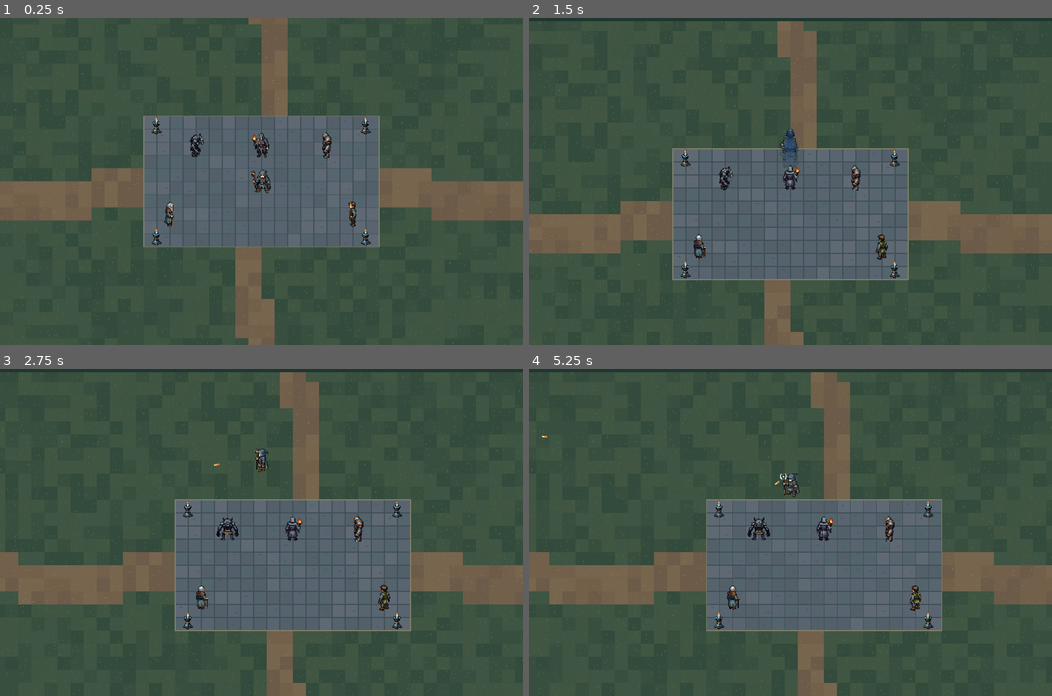
Above: before the commit, frames 1-4 (two rows, left to right).
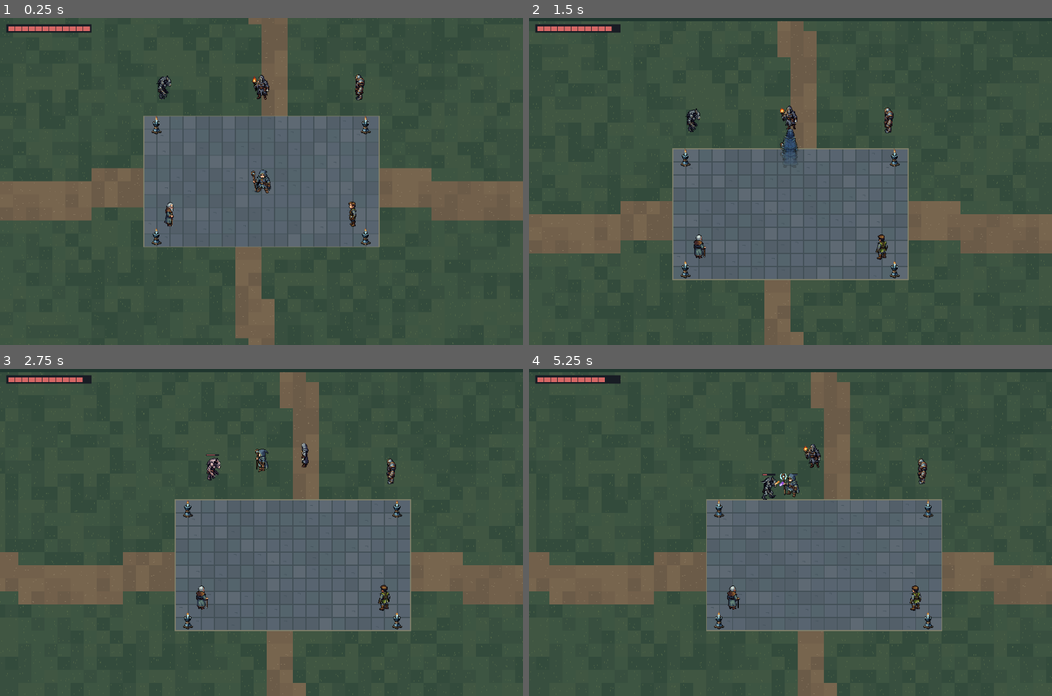
Above: after the commit, the same moments.

Repository: weilonprice/ruined-academy
Game: Godot game, scene res://main.tscn
Two runs of this game, one before a commit and one after it. Both use one fixed random seed, a clock stepped at 60 frames per second and the inputs below.
Inputs (mouse positions are in pixels of both pictures, inside the frame that each line leads up to):
- Up to frame 1 (0.25 s): no input
- Up to frame 2 (1.5 s): tap Enter at 0.5 s; move the mouse to (764, 246) at 0.52 s; hold Space (dodge) 0.53-1.28 s; hold W (move_up) from 0.53 s (still down); click (764, 246) at 0.67 s; move the mouse to (947, 230) at 1.27 s; tap Space (dodge) at 1.35 s; click (947, 230) at 1.42 s
- Up to frame 3 (2.75 s): move the mouse to (104, 483) at 2.02 s; release W (move_up) at 2.03 s; hold A (move_left) from 2.03 s (still down); hold Space (dodge) from 2.03 s (still down); click (104, 483) at 2.17 s
- Up to frame 4 (5.25 s): move the mouse to (816, 532) at 2.77 s; release Space (dodge) at 2.78 s; tap Space (dodge) at 2.85, 4.35 s; click (816, 532) at 2.92 s; move the mouse to (712, 450) at 3.52 s; release A (move_left) at 3.53 s; hold S (move_down) 3.53-4.28 s; hold Space (dodge) 3.53-4.28 s; click (712, 450) at 3.67 s; tap R (restart, bound only after the commit) at 4.15 s; move the mouse to (905, 516) at 4.27 s; hold D (move_right) 4.28-5.03 s; click (905, 516) at 4.42 s; move the mouse to (685, 548) at 5.02 s; hold W (move_up) from 5.03 s (still down); hold Space (dodge) from 5.03 s (still down); click (685, 548) at 5.17 s

The runs differ from the first frame. In frame 1, 1.1% of the frame differs, in the area x 1-70%, y 2-43%; in frame 2, 1.1%; in frame 3, 1.1%; in frame 4, 1.2%, in the area x 1-77%, y 2-53%.

Commit message:
Add enemy AI and wizard health, hurt, death, and restart
Enemies wait at the north edge until the wizard comes within 220px or
shoots them, then engage using their walk and attack clips:
- Skitter rushes and claws (1 damage, 1.2s cooldown)
- Sentinel lumbers in and punches (2 damage, 2.0s cooldown)
- Scholar holds ~170px, backs off when crowded, and casts a violet bolt
  (1 damage, 2.5s cooldown) that can be sidestepped
Melee blows land on the clip's hit frame, so stepping out of reach
during the windup avoids them; a hit on an enemy cancels its attack.
Enemies push apart instead of stacking. An exported ai_enabled lets a
placed enemy act as a dummy; existing tests use it to stay deterministic.

The wizard has 12 health with a notched bar (hud.gd). Hits play the
hurt clip; at zero the death clip plays, controls stop, enemies stand
down, and a prompt offers R to restart. No invincibility anywhere.

Enemies now spawn at y=250 so fights start when the wizard approaches.
tests/ai_test.gd covers chasing, attack timing and misses, bolts,
retreat, waking on hit, health, death, and the prompt.

Co-Authored-By: Claude Opus 5.5 <noreply@anthropic.com>
Claude-Session: https://claude.ai/code/session_014JCZKtCEKe5udbc5VmJHht

Diff:
--- a/game/enemy.gd
+++ b/game/enemy.gd
@@ -2,42 +2,94 @@
 
 const MAX_HEALTH := 3
 const ANIMATIONS := preload("res://animation_library.gd")
+const WORLD := preload("res://world.gd")
+const HOSTILE_BOLT_SCRIPT := preload("res://enemy_projectile.gd")
 # Enemies have four facings; the index follows the angle, clockwise from east.
 const DIRECTIONS := ["east", "south", "west", "north"]
-const ANIMATION_SPEEDS := {"idle": 1.1, "hurt": 10.0, "death": 8.0}
 const DEATH_FADE := 0.6
+# Enemies notice the wizard within this distance, or when shot.
+const AGGRO_RADIUS := 220.0
+# How far past its reach a melee swing still connects when it lands.
+const REACH_SLACK := 12.0
+# Enemies closer than this push apart so they don't stack.
+const SPACING := 30.0
+# Per kind: movement, attack clip, the frame the blow lands on, and cooldown after an attack.
+# A ranged kind holds around its reach and fires a bolt instead of striking.
+const KINDS := {
+	"skitter": {"speed": 85.0, "reach": 30.0, "damage": 1, "cooldown": 1.2, "ranged": false,
+		"attack": "attack", "hit_frame": 2, "speeds": {"idle": 1.1, "move": 12.0, "attack": 10.0}},
+	"scholar": {"speed": 45.0, "reach": 170.0, "damage": 1, "cooldown": 2.5, "ranged": true,
+		"attack": "cast", "hit_frame": 2, "speeds": {"idle": 1.1, "move": 8.0, "cast": 8.0}},
+	"sentinel": {"speed": 38.0, "reach": 38.0, "damage": 2, "cooldown": 2.0, "ranged": false,
+		"attack": "attack", "hit_frame": 2, "speeds": {"idle": 1.1, "move": 7.0, "attack": 6.0}},
+}
 
-# Folder under res://assets/enemies holding this enemy's frames.
+# Folder under res://assets/enemies holding this enemy's frames, and its KINDS entry.
 @export var kind := "skitter"
+# When off, the enemy only turns to watch the wizard: a training dummy.
+@export var ai_enabled := true
 var health := MAX_HEALTH
 var facing := "south"
+var aggro := false
+var attacking := false
+var attack_landed := false
+var cooldown_left := 0.0
 var hurting := false
 var dying := false
 var hit_flash: Tween
+var stats: Dictionary
 @onready var sprite: AnimatedSprite2D = $Sprite
 
 
 func _ready() -> void:
 	add_to_group("enemies")
-	sprite.sprite_frames = ANIMATIONS.build("res://assets/enemies/" + kind, DIRECTIONS, ANIMATION_SPEEDS, ["hurt", "death"])
+	stats = KINDS[kind]
+	var speeds: Dictionary = stats.speeds.duplicate()
+	speeds.merge({"hurt": 10.0, "death": 8.0})
+	sprite.sprite_frames = ANIMATIONS.build("res://assets/enemies/" + kind, DIRECTIONS, speeds, [stats.attack, "hurt", "death"])
 	sprite.animation_finished.connect(_on_animation_finished)
-	_face_player()
+	sprite.frame_changed.connect(_on_frame_changed)
+	_face(_player())
 	_play("idle")
 
 
-func _process(_delta: float) -> void:
-	if hurting or dying:
+func _physics_process(delta: float) -> void:
+	if dying or hurting or attacking:
 		return
-	var previous := facing
-	_face_player()
-	if facing != previous:
+	cooldown_left = maxf(0.0, cooldown_left - delta)
+	var player = _player()
+	_face(player)
+	if player == null or player.dead or not ai_enabled:
 		_play("idle")
+		return
+	var offset: Vector2 = player.global_position - global_position
+	var distance := offset.length()
+	if not aggro and distance > AGGRO_RADIUS:
+		_play("idle")
+		return
+	aggro = true
+	var velocity := Vector2.ZERO
+	if distance > stats.reach:
+		velocity = offset / distance * stats.speed
+	elif stats.ranged and distance < stats.reach * 0.6:
+		# Casters back off when the wizard closes in.
+		velocity = -offset / distance * stats.speed
+	if distance <= stats.reach + REACH_SLACK and cooldown_left <= 0.0:
+		_start_attack()
+		return
+	velocity += _separation() * stats.speed
+	position += velocity * delta
+	position = position.clamp(WORLD.WALK_BOUNDS.position, WORLD.WALK_BOUNDS.end)
+	_play("move" if not velocity.is_zero_approx() else "idle")
 
 
 func take_damage(amount: int) -> void:
 	if health <= 0 or amount <= 0:
 		return
 	health = maxi(0, health - amount)
+	aggro = true
+	# A hit interrupts an attack before its blow lands.
+	attacking = false
 	queue_redraw()
 	if health == 0:
 		# Stop being a target at once; the body stays for the death animation.
@@ -56,18 +108,61 @@
 	hit_flash.tween_property(sprite, "self_modulate", Color.WHITE, 0.12)
 
 
+func _start_attack() -> void:
+	attacking = true
+	attack_landed = false
+	_play(stats.attack)
+	sprite.set_frame_and_progress(0, 0.0)
+
+
+# The blow lands on the clip's hit frame, so there is a windup to react to.
+func _on_frame_changed() -> void:
+	if not attacking or attack_landed or sprite.frame != stats.hit_frame:
+		return
+	attack_landed = true
+	var player = _player()
+	if player == null or player.dead:
+		return
+	if stats.ranged:
+		var bolt := Node2D.new()
+		bolt.set_script(HOSTILE_BOLT_SCRIPT)
+		bolt.damage = stats.damage
+		get_parent().add_child(bolt)
+		bolt.global_position = global_position + Vector2(0, -12)
+		bolt.direction = bolt.global_position.direction_to(player.global_position)
+	elif global_position.distance_to(player.global_position) <= stats.reach + REACH_SLACK:
+		player.take_damage(stats.damage)
+
+
 func _on_animation_finished() -> void:
 	if dying:
 		var fade := create_tween()
 		fade.tween_property(self, "modulate:a", 0.0, DEATH_FADE)
 		fade.tween_callback(queue_free)
-	elif hurting:
+	elif attacking or hurting:
+		if attacking:
+			cooldown_left = stats.cooldown
+		attacking = false
 		hurting = false
+		# Turn to the wizard now, so idle never plays a stale facing.
+		_face(_player())
 		_play("idle")
 
 
-func _face_player() -> void:
-	var player := get_tree().get_first_node_in_group("player") as Node2D
+func _separation() -> Vector2:
+	var push := Vector2.ZERO
+	for other: Node2D in get_tree().get_nodes_in_group("enemies"):
+		var away := global_position - other.global_position
+		if other != self and away.length() < SPACING and not away.is_zero_approx():
+			push += away.normalized() * (1.0 - away.length() / SPACING)
+	return push
+
+
+func _player() -> Node2D:
+	return get_tree().get_first_node_in_group("player") as Node2D
+
+
+func _face(player: Node2D) -> void:
 	if player == null:
 		return
 	var offset := player.global_position - global_position
--- /dev/null
+++ b/game/enemy_projectile.gd
@@ -0,0 +1,39 @@
+extends Node2D
+
+# A caster's bolt. It flies straight and hurts the wizard on contact; dodge out of its path.
+const SPEED := 170.0
+const HIT_RADIUS := 14.0
+const WORLD := preload("res://world.gd")
+
+var direction := Vector2.RIGHT
+var damage := 1
+var lifetime := 3.0
+
+
+func _ready() -> void:
+	add_to_group("hostile_projectiles")
+	rotation = direction.angle()
+	z_index = 1
+
+
+func _physics_process(delta: float) -> void:
+	rotation = direction.angle()
+	var start := global_position
+	var next_position := start + direction * SPEED * delta
+	var player = get_tree().get_first_node_in_group("player")
+	# Check the whole step against the wizard so a fast frame cannot skip past.
+	if player != null and not player.dead:
+		var closest := Geometry2D.get_closest_point_to_segment(player.global_position, start, next_position)
+		if closest.distance_to(player.global_position) <= HIT_RADIUS:
+			player.take_damage(damage)
+			queue_free()
+			return
+	global_position = next_position
+	lifetime -= delta
+	if lifetime <= 0.0 or not WORLD.MAP_RECT.has_point(global_position):
+		queue_free()
+
+
+func _draw() -> void:
+	draw_colored_polygon(PackedVector2Array([Vector2(-9, -3), Vector2(1, -3), Vector2(5, 0), Vector2(1, 3), Vector2(-9, 3)]), Color("8a4fd1"))
+	draw_rect(Rect2(-3, -1, 6, 2), Color("eed8ff"))
--- /dev/null
+++ b/game/hud.gd
@@ -0,0 +1,35 @@
+extends CanvasLayer
+
+# Wizard health bar, and the message shown when the wizard falls.
+const BAR := Rect2(8, 8, 104, 10)
+
+var health := 1
+var max_health := 1
+@onready var bar: Control = $Bar
+@onready var fallen: Label = $Fallen
+
+
+func _ready() -> void:
+	bar.draw.connect(_draw_bar)
+	fallen.hide()
+	var player = get_tree().get_first_node_in_group("player")
+	if player != null:
+		player.health_changed.connect(_on_health_changed)
+		player.died.connect(fallen.show)
+		_on_health_changed(player.health, player.MAX_HEALTH)
+
+
+func _on_health_changed(new_health: int, new_max: int) -> void:
+	health = new_health
+	max_health = new_max
+	bar.queue_redraw()
+
+
+func _draw_bar() -> void:
+	bar.draw_rect(BAR, Color("181c24"))
+	var inner := BAR.grow(-2)
+	bar.draw_rect(Rect2(inner.position, Vector2(inner.size.x * health / max_health, inner.size.y)), Color("d66765"))
+	# Notches every health point keep damage readable at a glance.
+	for point in range(1, max_health):
+		var x := inner.position.x + inner.size.x * point / max_health
+		bar.draw_line(Vector2(x, inner.position.y), Vector2(x, inner.end.y), Color("181c24"))
--- a/game/main.tscn
+++ b/game/main.tscn
@@ -1,10 +1,11 @@
-[gd_scene load_steps=6 format=3]
+[gd_scene load_steps=7 format=3]
 
 [ext_resource type="Script" path="res://map.gd" id="1_map"]
 [ext_resource type="Script" path="res://player.gd" id="2_player"]
 [ext_resource type="PackedScene" path="res://enemy.tscn" id="3_enemy"]
 [ext_resource type="PackedScene" path="res://npc.tscn" id="4_npc"]
 [ext_resource type="Script" path="res://prop.gd" id="5_prop"]
+[ext_resource type="Script" path="res://hud.gd" id="6_hud"]
 
 [node name="Map" type="Node2D"]
 y_sort_enabled = true
@@ -26,15 +27,15 @@
 position_smoothing_enabled = false
 
 [node name="Skitter" parent="." instance=ExtResource("3_enemy")]
-position = Vector2(640, 392)
+position = Vector2(560, 250)
 kind = "skitter"
 
 [node name="Scholar" parent="." instance=ExtResource("3_enemy")]
-position = Vector2(800, 392)
+position = Vector2(800, 250)
 kind = "scholar"
 
 [node name="Sentinel" parent="." instance=ExtResource("3_enemy")]
-position = Vector2(960, 392)
+position = Vector2(1040, 250)
 kind = "sentinel"
 
 [node name="Caretaker" parent="." instance=ExtResource("4_npc")]
@@ -60,3 +61,26 @@
 [node name="Candle4" type="AnimatedSprite2D" parent="."]
 position = Vector2(1056, 616)
 script = ExtResource("5_prop")
+
+[node name="HUD" type="CanvasLayer" parent="."]
+script = ExtResource("6_hud")
+
+[node name="Bar" type="Control" parent="HUD"]
+layout_mode = 3
+anchors_preset = 0
+mouse_filter = 2
+
+[node name="Fallen" type="Label" parent="HUD"]
+anchors_preset = 15
+anchor_right = 1.0
+anchor_bottom = 1.0
+grow_horizontal = 2
+grow_vertical = 2
+mouse_filter = 2
+theme_override_colors/font_color = Color(0.93, 0.85, 0.8, 1)
+theme_override_colors/font_outline_color = Color(0.06, 0.05, 0.08, 1)
+theme_override_constants/outline_size = 4
+text = "You have fallen
+Press R to try again"
+horizontal_alignment = 1
+vertical_alignment = 1
--- a/game/player.gd
+++ b/game/player.gd
@@ -1,6 +1,10 @@
 extends Node2D
 
+signal health_changed(health: int, max_health: int)
+signal died
+
 const SPEED := 110.0
+const MAX_HEALTH := 12
 const PROJECTILE_SCRIPT := preload("res://projectile.gd")
 const WORLD := preload("res://world.gd")
 const ANIMATIONS := preload("res://animation_library.gd")
@@ -10,7 +14,7 @@
 	"east": Vector2(7, -18), "south-east": Vector2(-9, -17), "south": Vector2(-21, -20), "south-west": Vector2(-19, -22),
 	"west": Vector2(-9, -24), "north-west": Vector2(8, -24), "north": Vector2(20, -22), "north-east": Vector2(20, -19),
 }
-const ANIMATION_SPEEDS := {"idle": 1.1, "move": 16.0, "cast": 14.0, "dodge": 20.0}
+const ANIMATION_SPEEDS := {"idle": 1.1, "move": 16.0, "cast": 14.0, "dodge": 20.0, "hurt": 12.0, "death": 8.0}
 const DODGE_SPEED := 340.0
 const DODGE_TIME := 0.2
 const DODGE_COOLDOWN := 0.5
@@ -19,6 +23,9 @@
 
 var facing := "south"
 var casting := false
+var hurting := false
+var health := MAX_HEALTH
+var dead := false
 var dodge_direction := Vector2.ZERO
 var dodge_time_left := 0.0
 var dodge_cooldown_left := 0.0
@@ -28,12 +35,14 @@
 
 func _ready() -> void:
 	add_to_group("player")
-	sprite.sprite_frames = ANIMATIONS.build("res://assets/wizard", DIRECTIONS, ANIMATION_SPEEDS, ["cast", "dodge"])
-	sprite.animation_finished.connect(func() -> void: casting = false)
+	sprite.sprite_frames = ANIMATIONS.build("res://assets/wizard", DIRECTIONS, ANIMATION_SPEEDS, ["cast", "dodge", "hurt", "death"])
+	sprite.animation_finished.connect(_on_animation_finished)
 	_play("idle")
 
 
 func _physics_process(delta: float) -> void:
+	if dead:
+		return
 	dodge_cooldown_left = maxf(0.0, dodge_cooldown_left - delta)
 	if is_dodging():
 		_dodge_step(delta)
@@ -41,8 +50,8 @@
 	var movement := Input.get_vector("move_left", "move_right", "move_up", "move_down")
 	position += movement * SPEED * delta
 	position = position.clamp(WORLD.WALK_BOUNDS.position, WORLD.WALK_BOUNDS.end)
-	# A cast finishes facing its aim; movement continues underneath it.
-	if casting:
+	# A cast or a flinch finishes before walking resumes; movement continues underneath.
+	if casting or hurting:
 		return
 	if movement != Vector2.ZERO:
 		var direction_index := posmod(roundi(movement.angle() / (PI / 4.0)), 8)
@@ -53,6 +62,12 @@
 
 
 func _unhandled_input(event: InputEvent) -> void:
+	if dead:
+		if event.is_action_pressed("restart", false, true):
+			# Mark handled first: once reloading, this node has no viewport.
+			get_viewport().set_input_as_handled()
+			get_tree().reload_current_scene()
+		return
 	if event.is_action_pressed("dodge", false, true):
 		dodge()
 		get_viewport().set_input_as_handled()
@@ -63,7 +78,7 @@
 
 func shoot_at(target: Vector2) -> Node2D:
 	var aim := target - global_position
-	if aim.is_zero_approx():
+	if dead or aim.is_zero_approx():
 		return null
 	facing = DIRECTIONS[posmod(roundi(aim.angle() / (PI / 4.0)), 8)]
 	var tip: Vector2 = global_position + STAFF_TIPS[facing]
@@ -77,9 +92,37 @@
 	# The first hit check sweeps from the body, so an enemy between the wizard and the tip is still hit.
 	projectile.sweep_from = global_position
 	casting = true
+	hurting = false
 	_play("cast")
 	sprite.set_frame_and_progress(0, 0.0)
 	return projectile
+
+
+func take_damage(amount: int) -> void:
+	if dead or amount <= 0:
+		return
+	health = maxi(0, health - amount)
+	health_changed.emit(health, MAX_HEALTH)
+	casting = false
+	if health == 0:
+		dead = true
+		hurting = false
+		dodge_time_left = 0.0
+		_play("death")
+		died.emit()
+		return
+	# A dash keeps its own animation; the hit still counts.
+	if is_dodging():
+		return
+	hurting = true
+	_play("hurt")
+	sprite.set_frame_and_progress(0, 0.0)
+
+
+func _on_animation_finished() -> void:
+	if not dead:
+		casting = false
+		hurting = false
 
 
 func is_dodging() -> bool:
@@ -88,7 +131,7 @@
 
 # Dashes toward the held movement keys, or the facing when standing still.
 func dodge() -> bool:
-	if is_dodging() or dodge_cooldown_left > 0.0:
+	if dead or is_dodging() or dodge_cooldown_left > 0.0:
 		return false
 	var direction := Input.get_vector("move_left", "move_right", "move_up", "move_down")
 	if direction.is_zero_approx():
@@ -99,6 +142,7 @@
 	dodge_cooldown_left = DODGE_TIME + DODGE_COOLDOWN
 	afterimage_time_left = 0.0
 	casting = false
+	hurting = false
 	_play("dodge")
 	sprite.set_frame_and_progress(0, 0.0)
 	return true
--- a/game/project.godot
+++ b/game/project.godot
@@ -53,6 +53,10 @@
 "deadzone": 0.2,
 "events": [Object(InputEventKey,"resource_local_to_scene":false,"resource_name":"","device":-1,"window_id":0,"alt_press …(192 unchanged characters)…
 }
+restart={
+"deadzone": 0.2,
+"events": [Object(InputEventKey,"resource_local_to_scene":false,"resource_name":"","device":-1,"window_id":0,"alt_pressed":false,"shift_pressed":false,"ctrl_pressed":false,"meta_pressed":false,"pressed":false,"keycode":0,"physical_keycode":82,"key_label":0,"unicode":114,"location":0,"echo":false,"script":null)]
+}
 toggle_fullscreen={
 "deadzone": 0.2,
 "events": [Object(InputEventKey,"resource_local_to_scene":false,"resource_name":"","device":-1,"window_id":0,"alt_press …(500 unchanged characters)…
--- /dev/null
+++ b/game/tests/ai_test.gd
@@ -0,0 +1,149 @@
+extends SceneTree
+
+var scene: Node
+var player
+var timed_out := false
+
+
+func _initialize() -> void:
+	call_deferred("run")
+
+
+func run() -> void:
+	scene = load("res://main.tscn").instantiate()
+	root.add_child(scene)
+	player = scene.get_node("Wizard")
+	# The wizard stands still unless a check moves it.
+	player.set_physics_process(false)
+	var hud = scene.get_node("HUD")
+	assert(player.health == player.MAX_HEALTH and hud.health == player.MAX_HEALTH)
+
+	# Enemies wait at the north edge until the wizard comes near.
+	var starts := {}
+	for enemy in get_nodes_in_group("enemies"):
+		starts[enemy] = enemy.position
+	for frame in range(30):
+		await physics_frame
+	for enemy in starts:
+		assert(enemy.position == starts[enemy] and not enemy.aggro, "Enemies idle beyond aggro range")
+		enemy.queue_free()
+	await process_frame
+
+	# A skitter notices, chases, and claws when in reach.
+	var skitter = spawn("skitter", Vector2(150, 0))
+	var chased := false
+	for frame in range(240):
+		await physics_frame
+		chased = chased or skitter.sprite.animation == &"move_west"
+		if skitter.attacking:
+			break
+	assert(chased and skitter.aggro, "Skitter chases the wizard")
+	assert(skitter.attacking and skitter.sprite.animation == &"attack_west")
+	assert(player.global_position.distance_to(skitter.global_position) <= skitter.stats.reach + skitter.REACH_SLACK)
+	await wait_until(func() -> bool: return skitter.attack_landed)
+	assert(player.health == player.MAX_HEALTH - 1, "A landed claw deals 1")
+	assert(hud.health == player.health, "The health bar follows")
+	assert(player.hurting and player.sprite.animation == &"hurt_south", "The wizard flinches")
+	await wait_until(func() -> bool: return not player.hurting)
+	assert(player.sprite.animation == &"hurt_south" or not player.sprite.is_playing())
+
+	# Stepping out of reach during the windup makes the blow miss.
+	await wait_until(func() -> bool: return skitter.attacking)
+	var before: int = player.health
+	player.position += Vector2(-120, 0)
+	await wait_until(func() -> bool: return not skitter.attacking)
+	assert(player.health == before, "A blow misses a wizard who left its reach")
+
+	# Hitting an enemy mid-windup cancels its attack.
+	await wait_until(func() -> bool: return skitter.attacking)
+	skitter.take_damage(1)
+	assert(not skitter.attacking and skitter.hurting)
+	skitter.queue_free()
+	await process_frame
+
+	# A sentinel's punch deals 2.
+	player.position = Vector2(800, 480)
+	var sentinel = spawn("sentinel", Vector2(0, 40))
+	before = player.health
+	await wait_until(func() -> bool: return sentinel.attack_landed, 600)
+	assert(player.health == before - 2, "A sentinel punch deals 2")
+	sentinel.queue_free()
+	await process_frame
+
+	# A scholar keeps its distance and throws bolts.
+	var scholar = spawn("scholar", Vector2(0, -160))
+	before = player.health
+	await wait_until(func() -> bool: return scholar.attack_landed)
+	assert(scholar.sprite.animation == &"cast_south")
+	assert(get_nodes_in_group("hostile_projectiles").size() == 1, "The cast throws a bolt")
+	await wait_until(func() -> bool: return get_nodes_in_group("hostile_projectiles").is_empty())
+	assert(player.health == before - 1, "The bolt hits for 1")
+	# A bolt can be sidestepped.
+	await wait_until(func() -> bool: return scholar.attack_landed and scholar.attacking, 600)
+	before = player.health
+	var dodged_bolt = get_nodes_in_group("hostile_projectiles")[0]
+	player.position += Vector2(80, 0)
+	# Only this bolt counts; the scholar may throw another before it expires.
+	await wait_until(func() -> bool: return not is_instance_valid(dodged_bolt) or dodged_bolt.global_position.y > player.global_position.y + 40, 600)
+	assert(player.health == before, "A sidestepped bolt misses")
+	# Casters back away from a wizard who closes in.
+	await wait_until(func() -> bool: return not scholar.attacking)
+	player.position = scholar.position + Vector2(0, 50)
+	for frame in range(30):
+		await physics_frame
+	assert(player.global_position.distance_to(scholar.global_position) > 55, "The scholar retreats")
+	scholar.queue_free()
+	await process_frame
+
+	# Shooting a distant enemy wakes it.
+	player.position = Vector2(800, 480)
+	var far = spawn("skitter", Vector2(-400, 0))
+	await physics_step()
+	assert(not far.aggro)
+	far.take_damage(1)
+	assert(far.aggro)
+	await wait_until(func() -> bool: return not far.hurting)
+	var gap: float = player.global_position.distance_to(far.global_position)
+	for frame in range(20):
+		await physics_frame
+	assert(player.global_position.distance_to(far.global_position) < gap, "A shot enemy closes in")
+
+	# At zero health the wizard falls and the game waits for a restart.
+	player.take_damage(player.health)
+	assert(player.dead and player.health == 0 and player.sprite.animation == &"death_" + player.facing)
+	assert(hud.fallen.visible and hud.health == 0)
+	assert(not player.dodge() and player.shoot_at(player.global_position + Vector2(50, 0)) == null)
+	player.take_damage(1)
+	assert(player.health == 0)
+	await wait_until(func() -> bool: return not far.attacking and not far.hurting)
+	var resting: Vector2 = far.position
+	for frame in range(90):
+		await physics_frame
+	assert(not far.attacking and far.position == resting, "Enemies stand down once the wizard falls")
+	assert(InputMap.action_get_events("restart")[0].physical_keycode == KEY_R)
+	assert(not timed_out, "Every wait must finish in time")
+	print("PASS: enemies idle until near; chase; melee lands on the hit frame and misses if you step away; hits cancel attacks; sentinel deals 2; scholar casts dodgeable bolts and backs off; shots wake enemies; wizard hurt, health bar, death, restart prompt")
+	scene.queue_free()
+	quit()
+
+
+func spawn(kind: String, offset: Vector2) -> Node:
+	var enemy = load("res://enemy.tscn").instantiate()
+	enemy.kind = kind
+	enemy.position = player.position + offset
+	scene.add_child(enemy)
+	return enemy
+
+
+func wait_until(condition: Callable, max_frames := 300) -> void:
+	for frame in range(max_frames):
+		if condition.call():
+			return
+		await physics_frame
+	timed_out = timed_out or not condition.call()
+	assert(not timed_out, "Timed out waiting")
+
+
+func physics_step() -> void:
+	await physics_frame
+	await physics_frame
--- a/game/tests/animation_test.gd
+++ b/game/tests/animation_test.gd
@@ -7,6 +7,9 @@
 	var scene: Node = load("res://main.tscn").instantiate()
 	root.add_child(scene)
 	var player = scene.get_node("Wizard")
+	# These checks are about the wizard; keep enemies from joining in.
+	for enemy in get_nodes_in_group("enemies"):
+		enemy.ai_enabled = false
 	var sprite: AnimatedSprite2D = player.get_node("Sprite")
 	var frames := sprite.sprite_frames
 	for direction in player.DIRECTIONS:
@@ -71,6 +74,7 @@
 	# A fresh enemy, clear of the bolts fired above.
 	var enemy = load("res://enemy.tscn").instantiate()
 	enemy.kind = "scholar"
+	enemy.ai_enabled = false
 	enemy.position = Vector2(300, 800)
 	scene.add_child(enemy)
 	var enemy_sprite: AnimatedSprite2D = enemy.get_node("Sprite")
--- a/game/tests/combat_test.gd
+++ b/game/tests/combat_test.gd
@@ -7,6 +7,9 @@
 	var scene: Node = load("res://main.tscn").instantiate()
 	root.add_child(scene)
 	var player = scene.get_node("Wizard")
+	# These checks are about the wizard; keep enemies from joining in.
+	for enemy in get_nodes_in_group("enemies"):
+		enemy.ai_enabled = false
 	player.set_physics_process(false)
 	await physics_frame
 	await physics_frame
@@ -64,6 +67,8 @@
 	var enemy_scene: PackedScene = load("res://enemy.tscn")
 	var near_target = enemy_scene.instantiate()
 	var far_target = enemy_scene.instantiate()
+	near_target.ai_enabled = false
+	far_target.ai_enabled = false
 	scene.add_child(near_target)
 	scene.add_child(far_target)
 	near_target.position = Vector2(880, 480)
--- a/game/tests/movement_test.gd
+++ b/game/tests/movement_test.gd
@@ -7,6 +7,9 @@
 	var scene: Node = load("res://main.tscn").instantiate()
 	root.add_child(scene)
 	var player = scene.get_node("Wizard")
+	# These checks are about the wizard; keep enemies from joining in.
+	for enemy in get_nodes_in_group("enemies"):
+		enemy.ai_enabled = false
 	player.set_physics_process(false)
 	var origin := Vector2(800, 480)
 	for entry in [["move_up", KEY_W, Vector2.UP], ["move_left", KEY_A, Vector2.LEFT], ["move_down", KEY_S, Vector2.DOWN], ["move_right", KEY_D, Vector2.RIGHT]]:
Binary file added: game/assets/enemies/scholar/cast/east/frame_00.png
Not shown, added: game/assets/enemies/scholar/cast/east/frame_00.png.import
Binary file added: game/assets/enemies/scholar/cast/east/frame_01.png
Not shown, added: game/assets/enemies/scholar/cast/east/frame_01.png.import
Binary file added: game/assets/enemies/scholar/cast/east/frame_02.png
Not shown, added: game/assets/enemies/scholar/cast/east/frame_02.png.import
Binary file added: game/assets/enemies/scholar/cast/east/frame_03.png
Not shown, added: game/assets/enemies/scholar/cast/east/frame_03.png.import
Binary file added: game/assets/enemies/scholar/cast/north/frame_00.png
Not shown, added: game/assets/enemies/scholar/cast/north/frame_00.png.import
Binary file added: game/assets/enemies/scholar/cast/north/frame_01.png
Not shown, added: game/assets/enemies/scholar/cast/north/frame_01.png.import
(and 410 more such lines)
